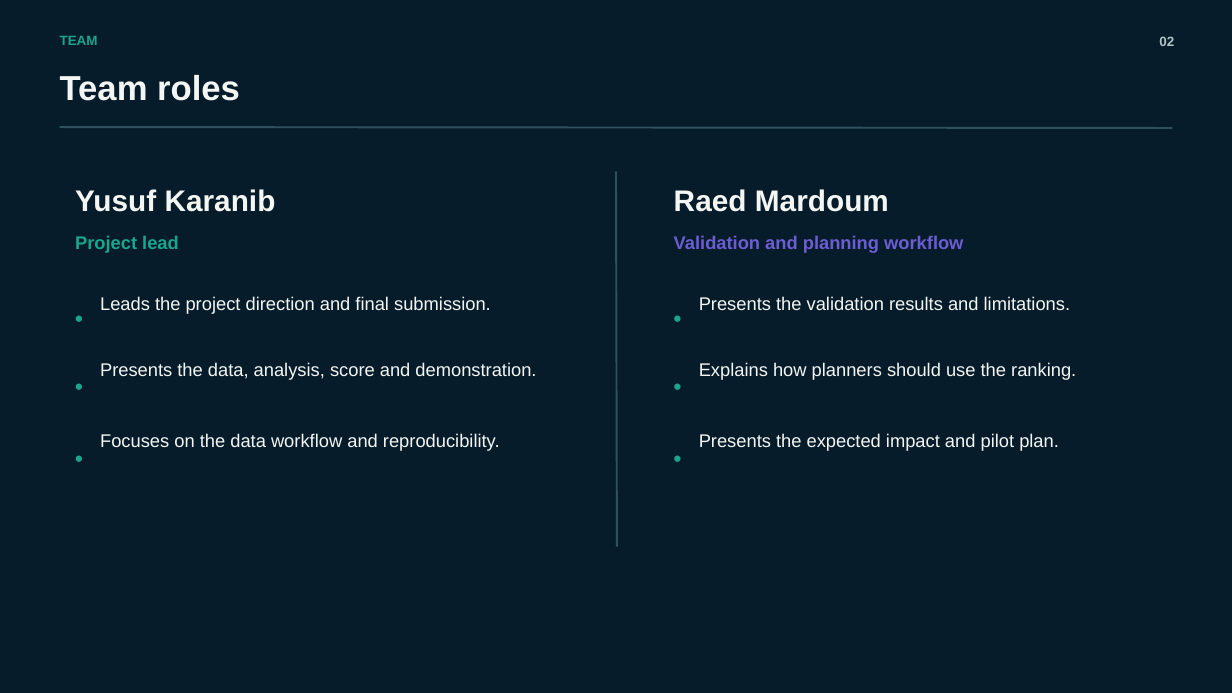
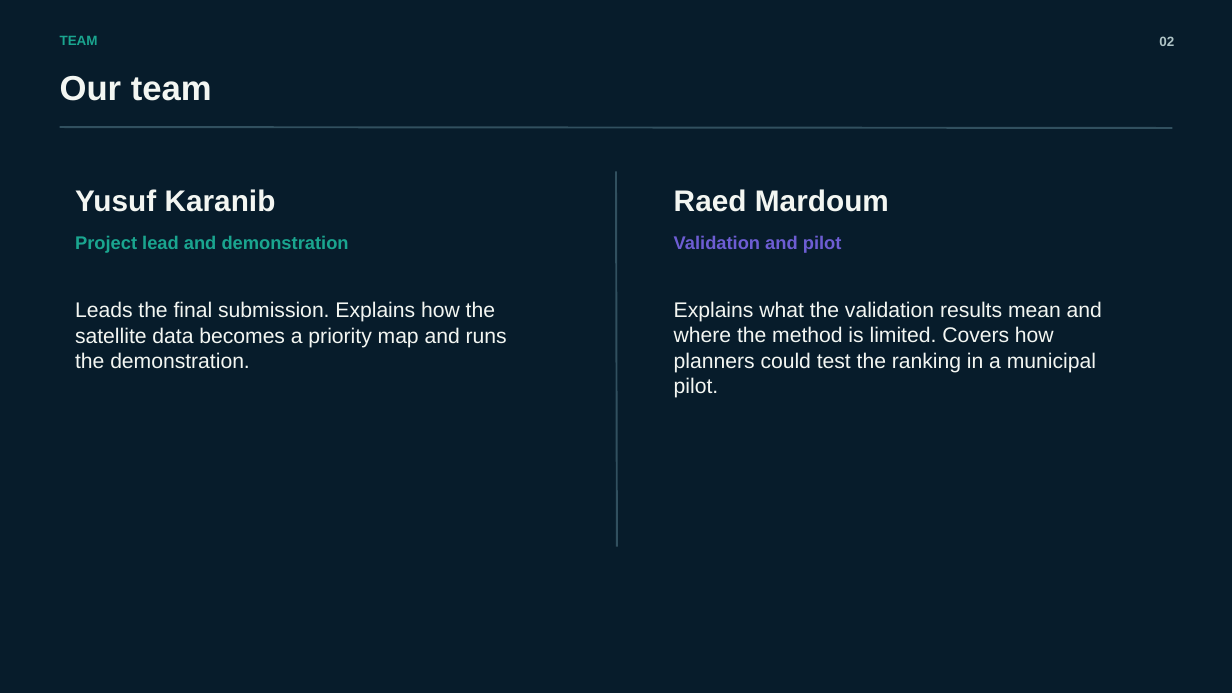
Before and after one commit to Yusuf-Karanib/riyadh-heatready, a slide deck: slide 2 of slides/Riyadh_HeatReady_Final_Judging_Pitch_SUBMIT.pptx. Drawn at 1232x693 pixels with LibreOffice and Linux fonts; fonts in the diff are those of the drawing. Boxes give left, top, right and bottom in pixels: in the first picture for what was removed or moved away, otherwise in the second. Text is boxed around its words. In the diff, an @@ line names an element or a change of style, - is before the commit and + after.

Commit message:
Fix presentation bullets and simplify team slide

```diff
--- a/slides/Riyadh_HeatReady_Final_Judging_Pitch_SUBMIT.pptx
+++ b/slides/Riyadh_HeatReady_Final_Judging_Pitch_SUBMIT.pptx
@@ text at (x1=60, y1=76, x2=212, y2=101): text changed @@
-Team roles
+Our team
@@ text at (x1=75, y1=236, x2=349, y2=253): text changed @@
-Project lead
+Project lead and demonstration
@@ text at (x1=674, y1=235, x2=842, y2=253): text changed @@
-Validation and planning workflow
+Validation and pilot
@@ text removed at (x1=75, y1=293, x2=96, y2=343) @@
-•
@@ text removed at (x1=100, y1=296, x2=491, y2=314) @@
-Leads the project direction and final submission.
@@ text removed at (x1=674, y1=293, x2=695, y2=343) @@
-•
@@ text removed at (x1=699, y1=296, x2=1070, y2=310) @@
-Presents the validation results and limitations.
@@ text at (x1=75, y1=301, x2=507, y2=369): text changed; size 14.2 to 16.5 pt @@
-Presents the data, analysis, score and demonstration.
+Leads the final submission. Explains how the satellite data becomes a priority map and runs the demonstration.
@@ text at (x1=674, y1=301, x2=1102, y2=398): text changed; size 14.2 to 16.5 pt @@
-Explains how planners should use the ranking.
+Explains what the validation results mean and where the method is limited. Covers how planners could test the ranking in a municipal pilot.
@@ text removed at (x1=75, y1=359, x2=96, y2=414) @@
-•
@@ text removed at (x1=674, y1=359, x2=695, y2=414) @@
-•
@@ text removed at (x1=75, y1=430, x2=96, y2=485) @@
-•
@@ text removed at (x1=100, y1=433, x2=500, y2=451) @@
-Focuses on the data workflow and reproducibility.
@@ text removed at (x1=674, y1=430, x2=695, y2=485) @@
-•
@@ text removed at (x1=699, y1=433, x2=1059, y2=451) @@
-Presents the expected impact and pilot plan.
```
Also in this commit, not shown: 7 other slides changed, 4 other files.
